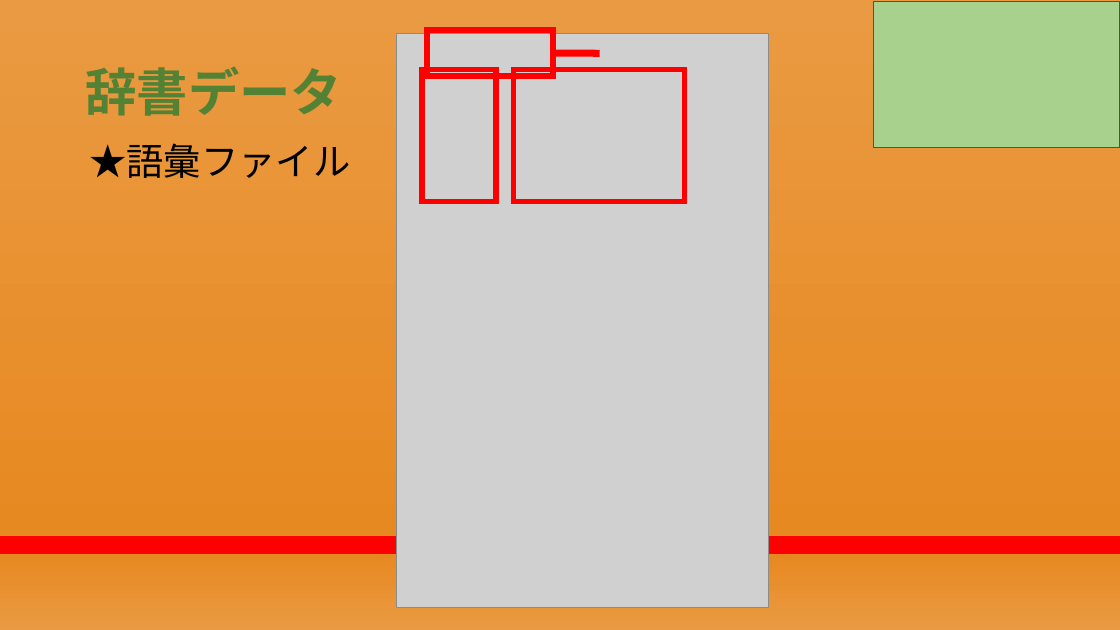
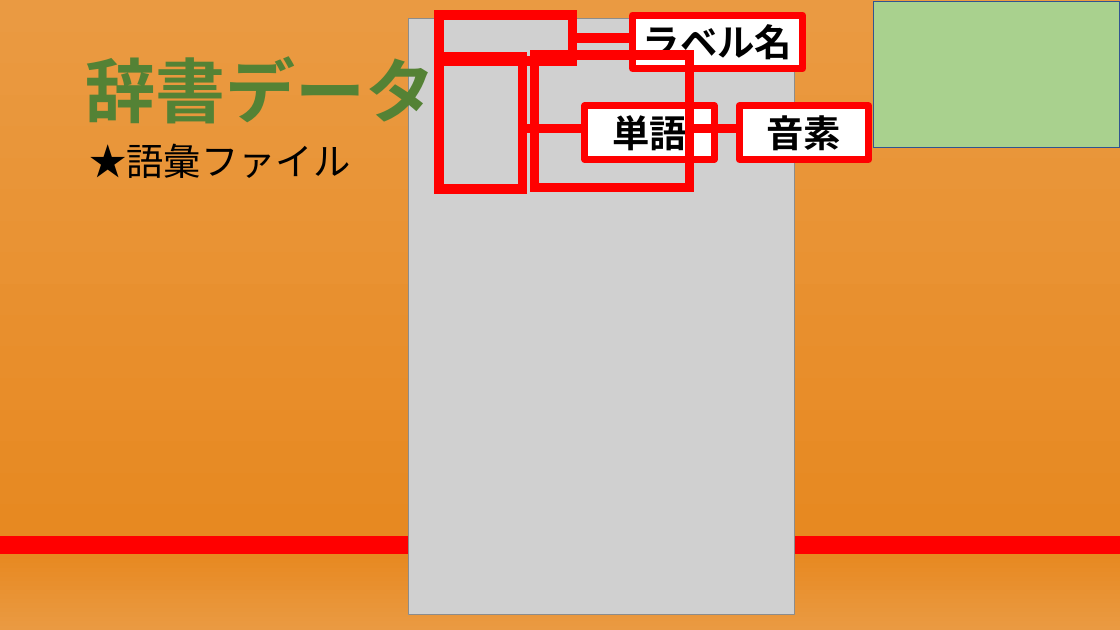
Before and after one commit to RikiishiSuzunosuke/AIspeaker_yosie, a slide deck: slide 10 of presentation/AIスピーカー開発_2.pptx. Drawn at 1120x630 pixels with LibreOffice and Linux fonts; fonts in the diff are those of the drawing; grey boxes stand for pictures. Boxes give left, top, right and bottom in pixels: in the first picture for what was removed or moved away, otherwise in the second. Text is boxed around its words. In the diff, an @@ line names an element or a change of style, - is before the commit and + after.

```diff
--- a/presentation/AIスピーカー開発_2.pptx
+++ b/presentation/AIスピーカー開発_2.pptx
@@ picture: place and size @@
-picture at (397,34,769,607)
+picture at (408,18,795,615)
@@ rectangle: place and size @@
-rectangle at (427,30,553,76)
+rectangle at (439,15,573,61)
@@ rectangle added at (633,15,802,69), fill #FFFFFF, outline #FF0000 6 pt, 32 pt, text #000000, bold @@
+ラベル名
@@ title "辞書データ" at (85,46,435,134): size 44 to 60 pt @@
@@ rectangle: place and size @@
-rectangle at (423,70,497,202)
+rectangle at (439,57,523,189)
@@ outline #FF0000 4.5 pt to #FF0000 8 pt in 3 elements at (439,15,573,61), (439,57,523,189), (534,55,690,187) @@
@@ rectangle: place and size @@
-rectangle at (514,70,686,202)
+rectangle at (534,55,690,187)
@@ line moved from (553, 53) - (600, 53) to (573, 38) - (628, 38) @@
@@ line (573, 38) - (628, 38): stroke #FF0000 6 pt to #FF0000 8 pt @@
@@ rectangle added at (585,106,714,160), fill #FFFFFF, outline #FF0000 6 pt, 32 pt, text #000000, bold @@
+単語
@@ rectangle added at (739,106,869,160), fill #FFFFFF, outline #FF0000 6 pt, 32 pt, text #000000, bold @@
+音素
@@ line added from (527, 129) to (583, 129), #FF0000 8 pt @@
@@ line added from (687, 129) to (744, 129), #FF0000 8 pt @@
```
Also in this commit, not shown: 22 other slides changed, 1 slide added, 1 other file.
